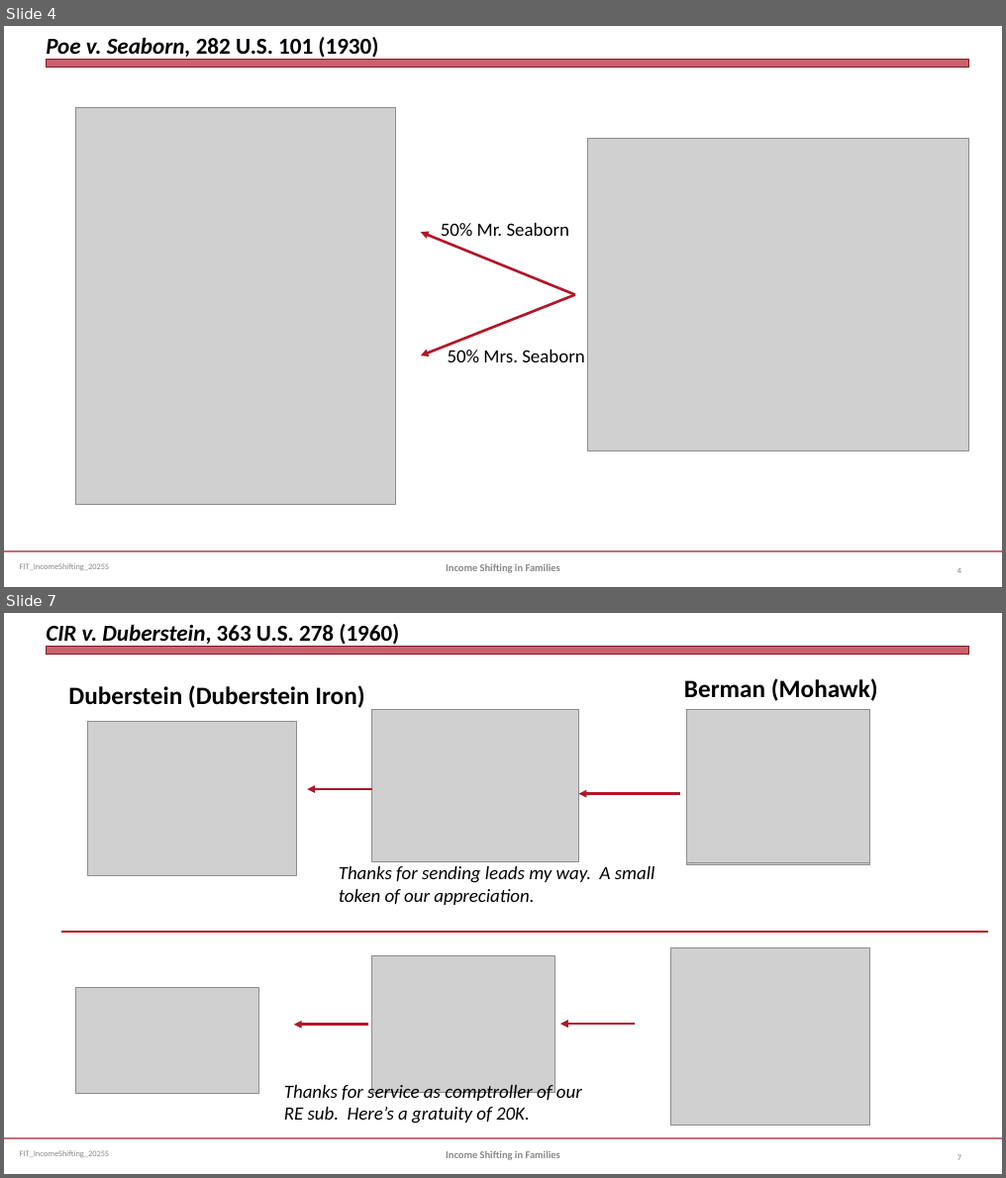
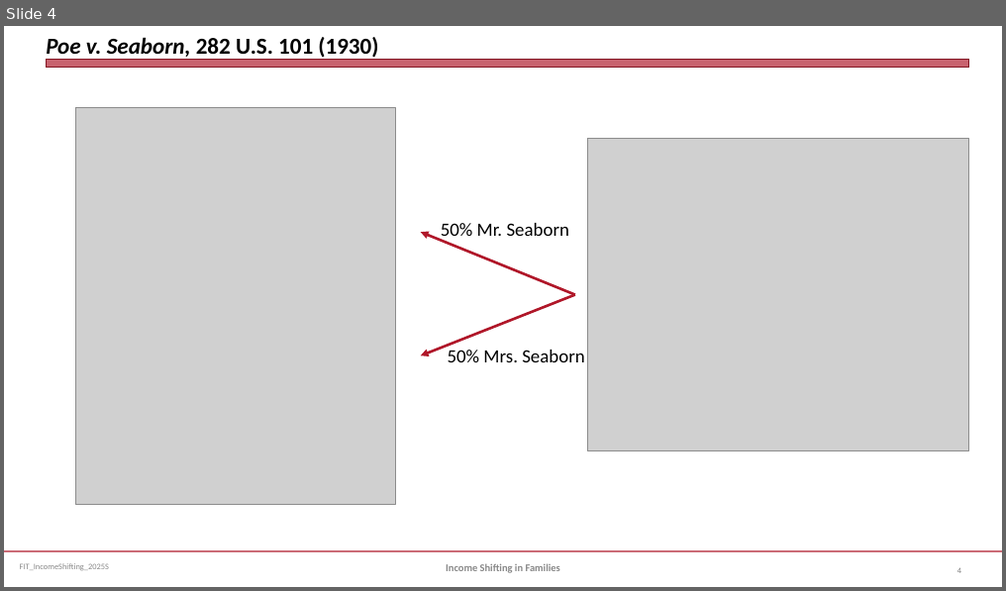
Before and after one commit to jmc877/Fed-Income-Tax, a slide deck: slides/FIT_IncomeShifting_2025S.pptx. Shown one above the other, each under a label of ours: slides 4 and 7 before the commit, slide 4 after it; the slides between them are not shown. The pictures are 1006x1178 and 1006x591 pixels, drawn with LibreOffice and Linux fonts; fonts in the diff are those of the drawing; grey boxes stand for pictures. Boxes give left, top, right and bottom in pixels: in the first picture for what was removed or moved away, otherwise in the second. Text is boxed around its words. In the diff, an @@ line names an element or a change of style, - is before the commit and + after.

```diff
--- a/slides/FIT_IncomeShifting_2025S.pptx
+++ b/slides/FIT_IncomeShifting_2025S.pptx
@@ slide 7 removed at box(4, 613, 1002, 1174), background #FFFFFF; not listed: 3 template elements that a slide beside it also shows @@
@@ title removed at box(46, 624, 399, 648) @@
-CIR v. Duberstein, 363 U.S. 278 (1960)
@@ text removed at box(68, 685, 364, 708) @@
-Duberstein (Duberstein Iron)
@@ text removed at box(684, 678, 878, 701) @@
-Berman (Mohawk)
@@ picture removed at box(88, 722, 297, 875) @@
@@ picture removed at box(372, 710, 579, 861) @@
@@ picture removed at box(687, 711, 869, 865) @@
@@ picture removed at box(687, 710, 869, 863) @@
@@ arrow removed from (372, 789) to (307, 789) @@
@@ arrow removed from (680, 794) to (579, 794) @@
@@ text removed at box(339, 866, 655, 905) @@
-Thanks for sending leads my way. A small token of our appreciation.
@@ line removed from (61, 932) to (988, 932) @@
@@ picture removed at box(372, 956, 555, 1093) @@
@@ picture removed at box(670, 948, 870, 1126) @@
@@ picture removed at box(75, 988, 257, 1093) @@
@@ arrow removed from (368, 1025) to (294, 1025) @@
@@ arrow removed from (635, 1024) to (560, 1024) @@
@@ text removed at box(284, 1082, 582, 1124) @@
-Thanks for service as comptroller of our RE sub. Here’s a gratuity of 20K.
@@ text removed at box(446, 1151, 560, 1160) @@
-Income Shifting in Families
@@ page number removed at box(957, 1155, 961, 1160) @@
-7
```
Also in this commit, not shown: 1 slide changed, 9 other slides removed.
